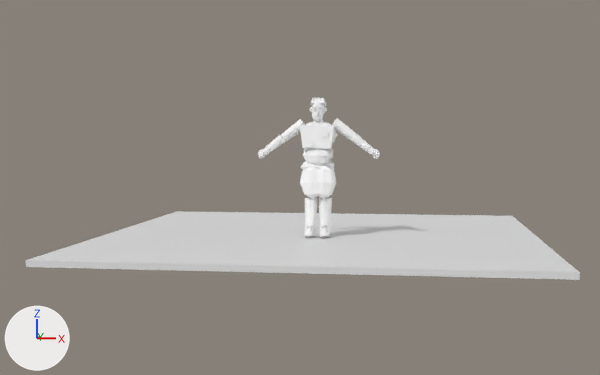
The Blender file ArtSource/Pedestrians/Blender/NightlifeShelterSleepingResident3D.blend, before and after one commit.
Before and after are seen from a 50 mm lens placed at (1.21, -10.44, 1.29), pointed at (-0.27, 0.3, 0.6). Arrows for +X, +Y and +Z are at lower left; the lights stay in place. The older version comes first.

Objects in the first picture: 'CLO_BlanketFoldChest', 'CLO_BlanketFoldLeg.L', 'CLO_BlanketFoldLeg.R', 'PreviewGround' and 22 more.
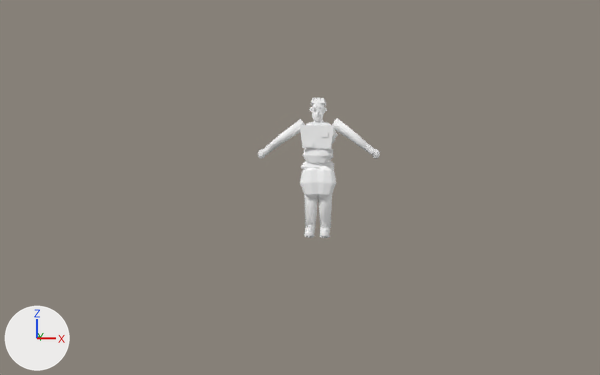
What differs and where, as boxes [x1, y1, x2, y2] in the pictures (600 x 375 px):
'PreviewGround', deleted
    before: [26, 211, 580, 280]

What the commit changed:
Object 'PreviewGround' (ob_previewground) is deleted.
